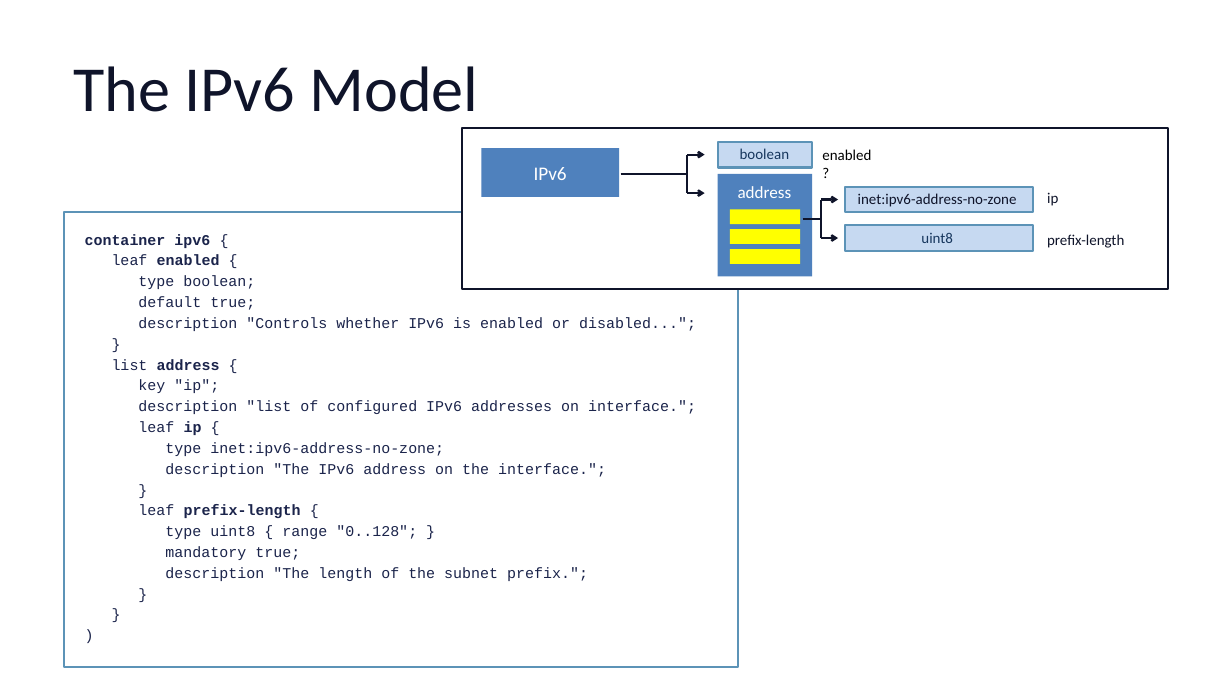
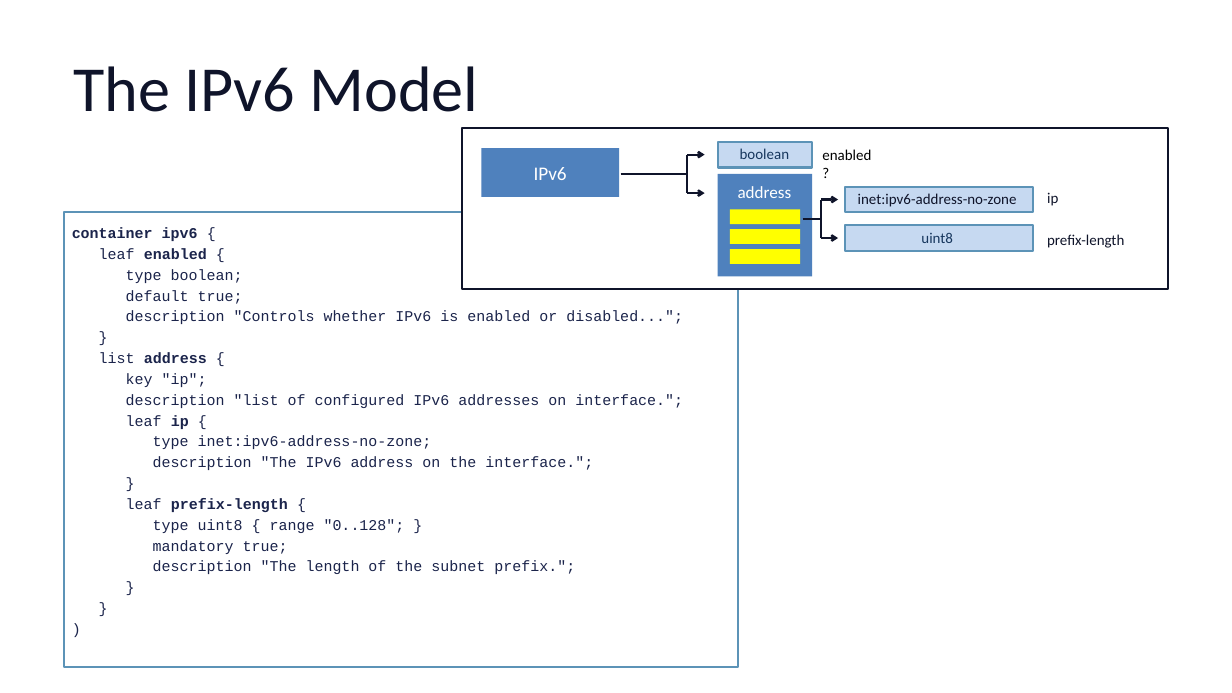
Before and after one commit to cmoberg/netconf-yang-training, a slide deck: slide 26 of slides/module-2-yang.pptx. Drawn at 1232x693 pixels with LibreOffice and Linux fonts; fonts in the diff are those of the drawing. Boxes give left, top, right and bottom in pixels: in the first picture for what was removed or moved away, otherwise in the second. Text is boxed around its words. In the diff, an @@ line names an element or a change of style, - is before the commit and + after.

```diff
--- a/slides/module-2-yang.pptx
+++ b/slides/module-2-yang.pptx
@@ text in rectangle at (72,227,683,574): text added @@
+container ipv6 {
+leaf enabled {
+type boolean;
+default true;
+description "Controls whether IPv6 is enabled or disabled...";
+}
+list address {
+key "ip";
+description "list of configured IPv6 addresses on interface.";
+leaf ip {
+type inet:ipv6-address-no-zone;
+description "The IPv6 address on the interface.";
+}
+leaf prefix-length {
+type uint8 { range "0..128"; }
+mandatory true;
+description "The length of the subnet prefix.";
+}
+}
+)
@@ text removed at (85,234,696,581) @@
-container ipv6 {
-leaf enabled {
-type boolean;
-default true;
-description "Controls whether IPv6 is enabled or disabled...";
-}
-list address {
-key "ip";
-description "list of configured IPv6 addresses on interface.";
-leaf ip {
-type inet:ipv6-address-no-zone;
-description "The IPv6 address on the interface.";
-}
-leaf prefix-length {
-type uint8 { range "0..128"; }
-mandatory true;
-description "The length of the subnet prefix.";
-}
-}
-)
```
Also in this commit, not shown: 15 other slides changed, 1 slide removed, 11 other files.
